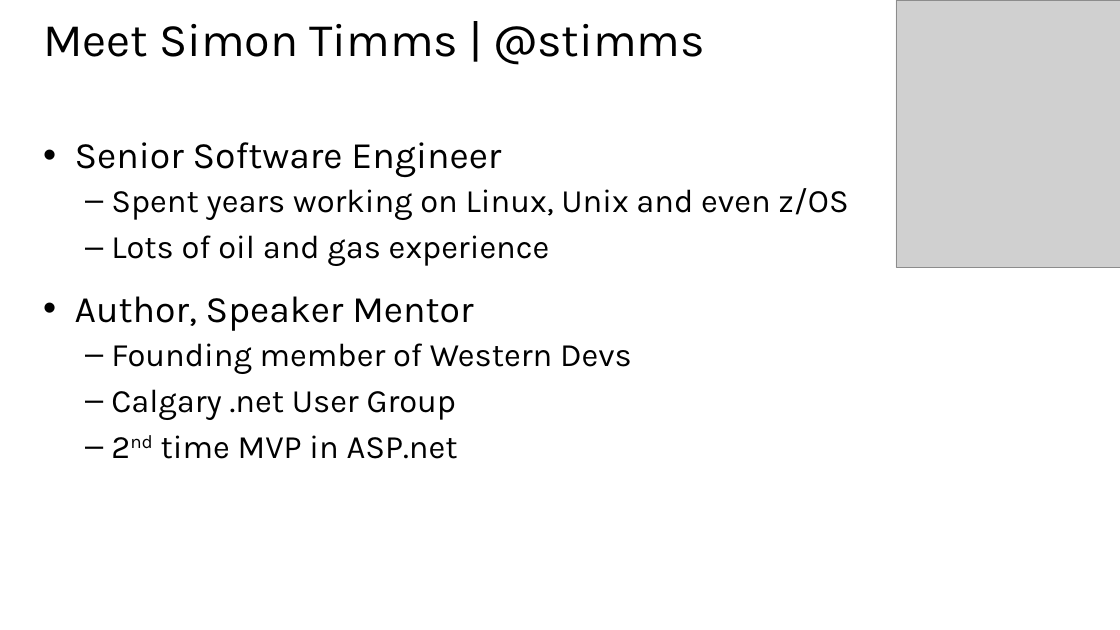
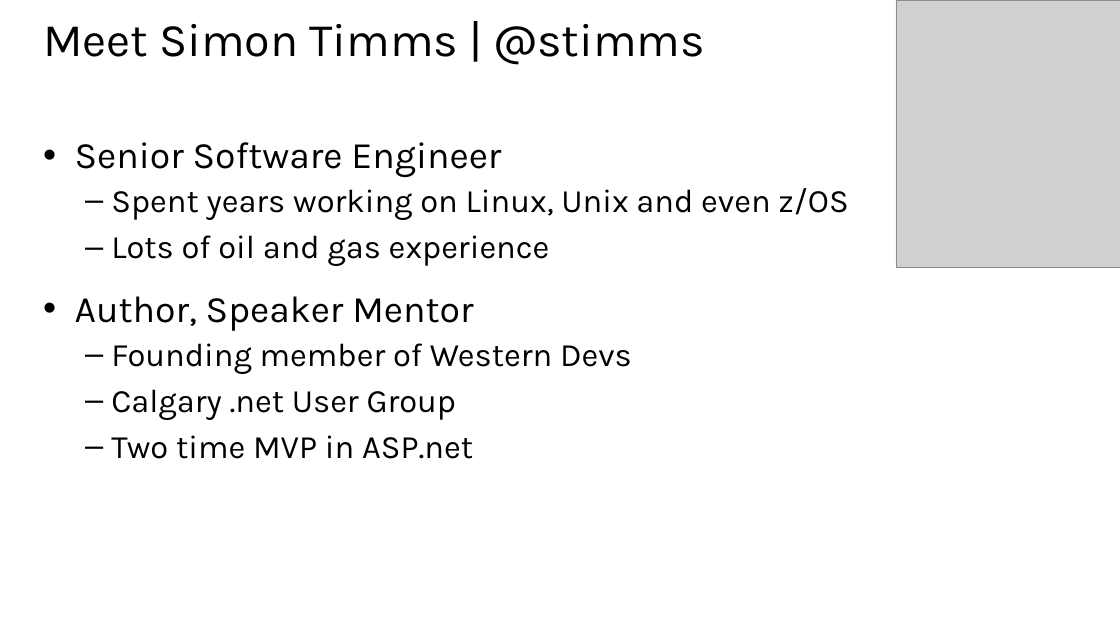
Before and after one commit to MisterJames/AzureImageProcessing, a slide deck: slide 3 of Presentation Materials/MVA-ApplicationsOnAzure.pptx. Drawn at 1120x630 pixels with LibreOffice and Linux fonts; fonts in the diff are those of the drawing; grey boxes stand for pictures. Boxes give left, top, right and bottom in pixels: in the first picture for what was removed or moved away, otherwise in the second. Text is boxed around its words. In the diff, an @@ line names an element or a change of style, - is before the commit and + after.

```diff
--- a/Presentation Materials/MVA-ApplicationsOnAzure.pptx
+++ b/Presentation Materials/MVA-ApplicationsOnAzure.pptx
@@ text at (111, 435, 473, 459): text changed @@
-  – 2nd time MVP in ASP.net
+  – Two time MVP in ASP.net
```
Also in this commit, not shown: 6 other slides changed, 3 slides added, 1 slide removed, 4 other files.
